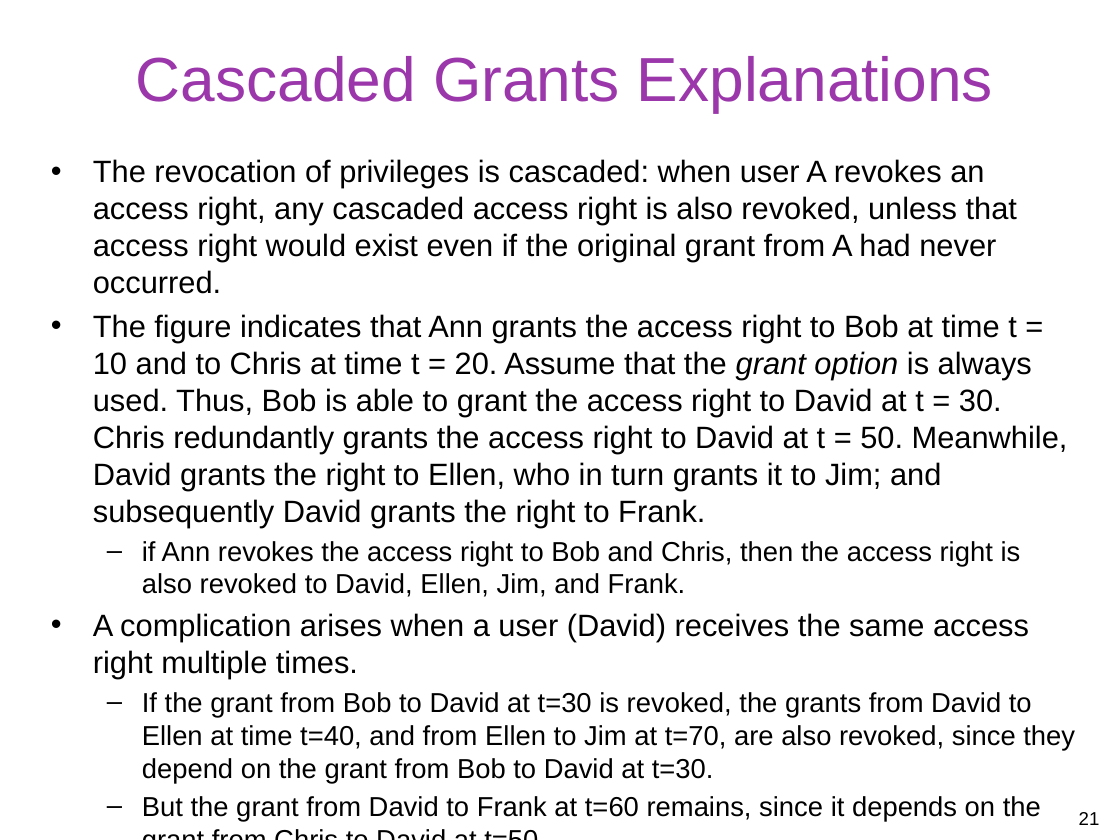
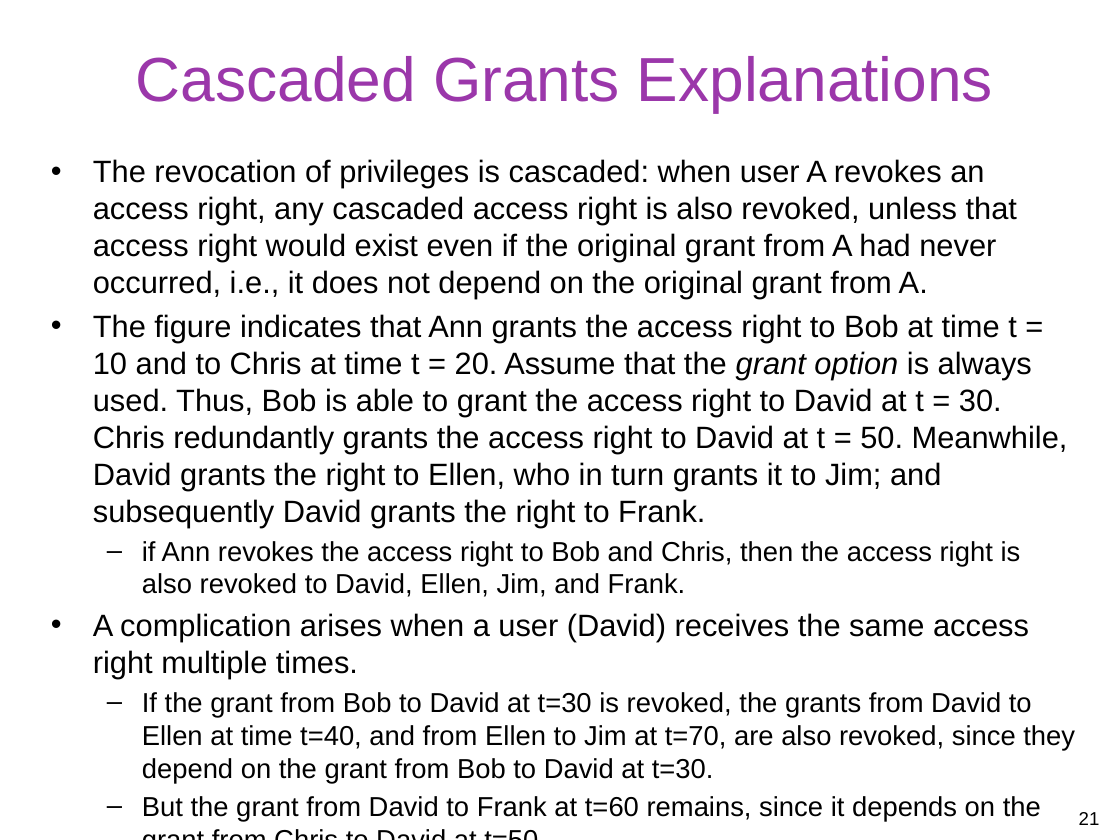
Before and after one commit to gulaoshi/gu.github.io, a slide deck: slide 21 of InfoSec/PPTs/L6-CH05-Database Security.pptx. Drawn at 1120x840 pixels with LibreOffice and Linux fonts; fonts in the diff are those of the drawing. Boxes give left, top, right and bottom in pixels: in the first picture for what was removed or moved away, otherwise in the second. Text is boxed around its words. In the diff, an @@ line names an element or a change of style, - is before the commit and + after.

```diff
--- a/InfoSec/PPTs/L6-CH05-Database Security.pptx
+++ b/InfoSec/PPTs/L6-CH05-Database Security.pptx
@@ text at box(93, 159, 1017, 299): text changed @@
-• The revocation of privileges is cascaded: when user A revokes an access right, any cascaded access right is also revoked, unless that access right would exist even if the original grant from A had never occurred.
+• The revocation of privileges is cascaded: when user A revokes an access right, any cascaded access right is also revoked, unless that access right would exist even if the original grant from A had never occurred, i.e., it does not depend on the original grant from A.
```
Also in this commit, not shown: 14 other slides changed, 3 other files.
